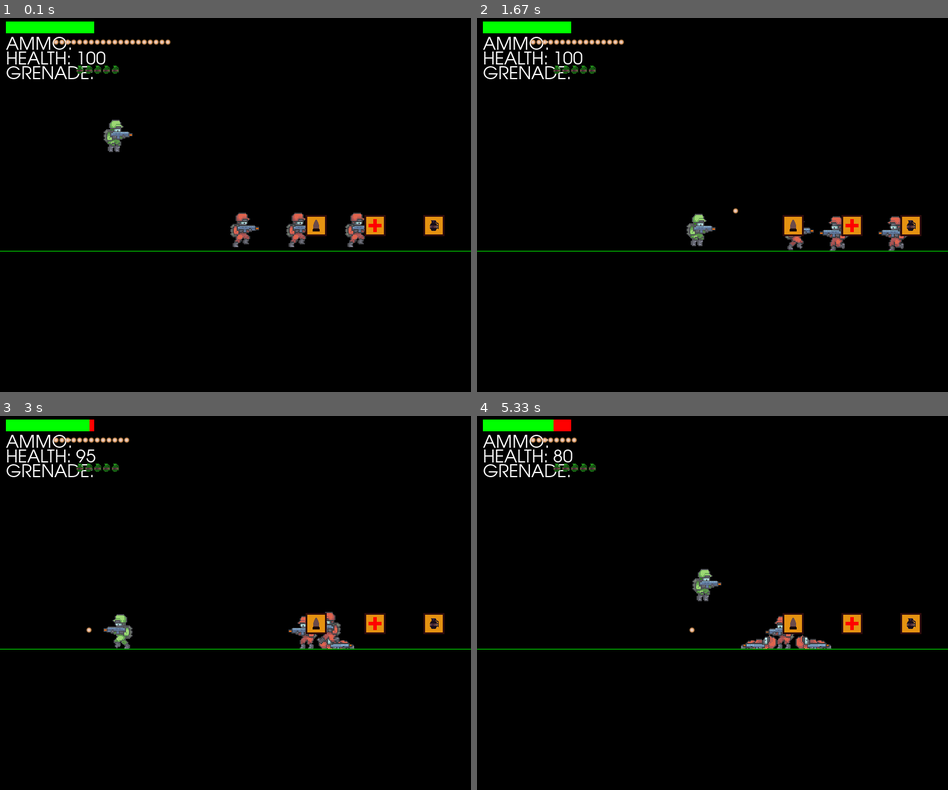
Above: before the commit, frames 1-4 (two rows, left to right).
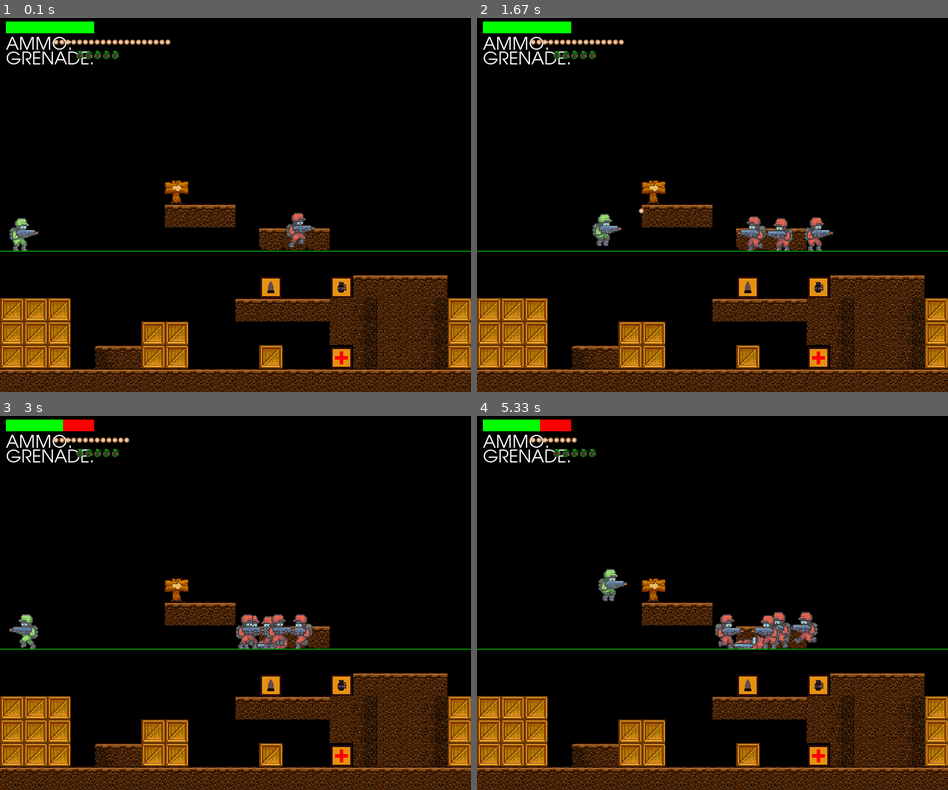
Above: after the commit, the same moments.

Repository: KnotEnvy/pygames-KnotzBizarreEscape
Game: pygame game, started from KnotzBizarreEscape.py
Two runs of this game, one before a commit and one after it. Both use one fixed random seed, a clock stepped at 60 frames per second and the inputs below.
Inputs:
- Up to frame 1 (0.1 s): no input
- Up to frame 2 (1.67 s): tap Space at 0.33, 0.73, 1.03, 1.23, 1.57 s; hold D 0.67-1.13 s; hold W 1.17-1.47 s; hold D from 1.5 s (still down)
- Up to frame 3 (3 s): tap Space at 1.87, 2.07, 2.37, 2.63, 2.93 s; release D at 1.97 s; hold A 2-2.53 s; hold A 2.57-2.97 s
- Up to frame 4 (5.33 s): hold W 3-3.37 s; tap Space at 3.07, 3.47, 3.77, 4.13, 4.43, 4.63, 4.93, 5.13 s; hold D 3.4-4.03 s; hold A 4.07-4.53 s; hold D 4.57-5.03 s; hold W from 5.07 s (still down)

The runs differ from the first frame. In frame 1, 20% of the frame differs, in the area x 0-100%, y 8-100%; in frame 2, 21%; in frame 3, 21%, in the area x 0-100%, y 0-100%; in frame 4, 21%.

Commit message:
Levelloaded is added!! yeah!!

Diff:
--- a/KnotzBizarreEscape.py
+++ b/KnotzBizarreEscape.py
@@ -1,6 +1,8 @@
 import pygame
 import os
 import random
+import csv
+
 
 pygame.init()
 
@@ -17,7 +19,11 @@
 
 #define game variables
 GRAVITY = 0.75
-TILE_SIZE = 75
+ROWS = 16  #<-- dependant on the asset size
+COLS = 150 #<-- dependant on how long you want your stage, times tile size
+TILE_SIZE = SCREEN_HEIGHT // ROWS
+TILE_TYPE = 21  #<-- defines the amount of assests you are pulling over with CSV
+level = 1
 
 #define player action variables
 moving_left = False
@@ -27,6 +33,12 @@
 grenade_thrown = False
 
 #load images
+#store tiles in a list for world csv file
+img_list = []
+for x in range(TILE_TYPE):
+    img = pygame.image.load(f'img/Tile/{x}.png')
+    img = pygame.transform.scale(img, (TILE_SIZE, TILE_SIZE))
+    img_list.append(img)
 #bullet
 bullet_img = pygame.image.load('img/icons/bullet.png').convert_alpha()
 #grenade
@@ -239,6 +251,77 @@
     def draw(self):
         screen.blit(pygame.transform.flip(self.image, self.flip, False), self.rect)
 
+class World():
+    def __init__(self):
+        self.obstacle_list = []
+
+    def process_data(self, data):
+        #iterate through each value in level data file
+        for y, row in enumerate(data):
+            for x, tile in enumerate(row):
+                if tile >= 0:
+                    img = img_list[tile]
+                    img_rect = img.get_rect()
+                    img_rect.x = x * TILE_SIZE
+                    img_rect.y = y * TILE_SIZE
+                    tile_data = (img, img_rect)
+
+                #this is where you create tile data
+                    if tile >= 0 and tile <= 8:
+                        self.obstacle_list.append(tile_data)
+                    elif tile >= 9 and tile <= 10:
+                        water = Water(img, x * TILE_SIZE, y * TILE_SIZE)
+                        water_group.add(water)
+                        pass#water
+                    elif tile >= 11 and tile <= 14:
+                        decoration = Decoration(img, x * TILE_SIZE, y * TILE_SIZE)
+                        decoration_group.add(decoration)
+                    elif tile == 15:#create player
+                        player = Soldier('player', x * TILE_SIZE, y * TILE_SIZE, 1.75, 5, 20, 5) #scale, speed, ammo, grenades...
+                        health_bar = HealthBar(10,10, player.health, player.health)
+                    elif tile == 16:#create enemies
+                        enemy = Soldier('enemy', 500, 350, 1.75, 2, 20, 0) #scale, speed, ammo, grenades
+                        enemy_group.add(enemy)
+                    elif tile == 17:#create ammo box
+                        item_box = ItemBox('Ammo', x * TILE_SIZE, y * TILE_SIZE)
+                        item_box_group.add(item_box)
+                    elif tile == 18:#create health box
+                        item_box = ItemBox('Health', x * TILE_SIZE, y * TILE_SIZE)
+                        item_box_group.add(item_box)
+                    elif tile == 19:#create grenade box
+                        item_box = ItemBox('Grenade', x * TILE_SIZE, y * TILE_SIZE)
+                        item_box_group.add(item_box)
+                    elif tile == 20:#create exit
+                        exit = Exit(img, x * TILE_SIZE, y * TILE_SIZE)
+                        exit_group.add(exit)
+        return player, health_bar
+
+    def draw(self):
+        for tile in self.obstacle_list:
+            screen.blit(tile[0], tile[1])
+
+class Decoration(pygame.sprite.Sprite):
+    def __init__(self, img, x, y):
+        pygame.sprite.Sprite.__init__(self)
+        self.image = img
+        self.rect = self.image.get_rect()
+        self.rect.midtop = (x + TILE_SIZE // 2, y + (TILE_SIZE - self.image.get_height()))
+
+class Water(pygame.sprite.Sprite):
+    def __init__(self, img, x, y):
+        pygame.sprite.Sprite.__init__(self)
+        self.imgage = img
+        self.rect = self.imgage.get_rect()
+        self.rect.midtop = (x + TILE_SIZE // 2, y + (TILE_SIZE - self.image.get_height()))
+
+class Exit(pygame.sprite.Sprite):
+    def __init__(self, img, x, y):
+        pygame.sprite.Sprite.__init__(self)
+        self.image = img
+        self.rect = self.image.get_rect()
+        self.rect.midtop = (x + TILE_SIZE // 2, y + (TILE_SIZE - self.image.get_height()))
+
+
 class ItemBox(pygame.sprite.Sprite):
     def __init__(self, item_type, x, y):
         pygame.sprite.Sprite.__init__(self)
@@ -389,27 +472,33 @@
 grenade_group = pygame.sprite.Group()
 explosion_group = pygame.sprite.Group()
 item_box_group = pygame.sprite.Group()
-
-
-#temp - creating item boxes
-item_box = ItemBox('Health', 600, 300)
-item_box_group.add(item_box)
-item_box = ItemBox('Ammo', 500, 300)
-item_box_group.add(item_box)
-item_box = ItemBox('Grenade', 700, 300)
-item_box_group.add(item_box)
-
-
-
-player = Soldier('player', 200, 200, 1.75, 5, 20, 5) #these are the soldier class variables...
-health_bar = HealthBar(10,10, player.health, player.health)
-
-enemy = Soldier('enemy', 500, 350, 1.75, 2, 20, 0)
-enemy2 = Soldier('enemy', 400, 350, 1.75, 3, 20, 0)
-enemy3 = Soldier('enemy', 600,350, 1.75, 2, 20, 0)   ##these are the soldier class variables...
-enemy_group.add(enemy)
-enemy_group.add(enemy2)
-enemy_group.add(enemy3)
+decoration_group = pygame.sprite.Group()
+water_group = pygame.sprite.Group()
+exit_group = pygame.sprite.Group()
+
+
+
+
+
+
+
+
+
+#create enpty tile list
+world_data = []
+for row in range(ROWS):
+    r = [-1] * COLS
+    world_data.append(r)
+#load in level data and create world
+with open(f'level{level}_data.csv', newline='') as csvfile:
+    reader = csv.reader(csvfile, delimiter=',')
+    for x, row in enumerate(reader):
+        for y, tile in enumerate(row):
+            world_data[x][y] = int(tile)
+world = World()
+player, health_bar = world.process_data(world_data)
+
+
 
 
 
@@ -420,7 +509,9 @@
 
     clock.tick(FPS)
 
+    #update background
     draw_bg()
+    world.draw()
     #show player health
     health_bar.draw(player.health)
     #show ammo
@@ -428,12 +519,12 @@
     for x in range(player.ammo):
         screen.blit(bullet_img, (90 + (x *10), 40))
     #show health
-    draw_text(f'HEALTH: {player.health}', font, WHITE, 10, 60)
+    #draw_text(f'HEALTH: {player.health}', font, WHITE, 10, 60)
 
     #show grenade
-    draw_text(f'GRENADE: ', font, WHITE, 10, 85)
+    draw_text(f'GRENADE: ', font, WHITE, 10, 60)
     for x in range(player.grenade):
-        screen.blit(grenade_img, (130 + (x *15), 85))
+        screen.blit(grenade_img, (130 + (x *15), 60))
 
 
     player.update()
@@ -449,10 +540,16 @@
     grenade_group.update()
     explosion_group.update()
     item_box_group.update()
+    decoration_group.update()
+    water_group.update()
+    exit_group.update()
     bullet_group.draw(screen)
     grenade_group.draw(screen)
     explosion_group.draw(screen)
     item_box_group.draw(screen)
+    decoration_group.draw(screen)
+    water_group.draw(screen)
+    exit_group.draw(screen)
 
     #check player actions
     if player.alive:
--- /dev/null
+++ b/level1_data.csv
@@ -0,0 +1,16 @@
+-1,-1,-1,-1,-1,-1,-1,-1,-1,-1,-1,-1,-1,-1,-1,-1,-1,-1,-1,-1,-1,-1,-1,-1,-1,-1,-1,-1,-1,-1,-1,-1,-1,-1,-1,-1,-1,-1,-1,-1,-1,-1,-1,-1,-1,-1,-1,-1,-1,-1,-1,-1,-1,-1,-1,-1,-1,-1,-1,-1,-1,-1,-1,-1,-1,-1,-1,-1,-1,-1,-1,-1,-1,-1,-1,-1,-1,-1,-1,-1,-1,-1,-1,-1,-1,-1,-1,-1,-1,-1,-1,-1,-1,-1,-1,-1,-1,-1,-1,-1,-1,-1,-1,-1,-1,-1,-1,-1,-1,-1,-1,-1,-1,-1,-1,-1,-1,-1,-1,-1,-1,-1,-1,-1,-1,-1,-1,-1,-1,-1,-1,-1,-1,-1,-1,-1,-1,-1,-1,-1,-1,-1,-1,-1,-1,-1,-1,-1,-1,-1
+-1,-1,-1,-1,-1,-1,-1,-1,-1,-1,-1,-1,-1,-1,-1,-1,-1,-1,-1,-1,-1,-1,-1,-1,-1,-1,-1,-1,-1,-1,-1,-1,-1,-1,-1,-1,-1,-1,-1,-1,-1,-1,-1,-1,-1,-1,-1,-1,-1,-1,-1,-1,-1,-1,-1,-1,-1,-1,-1,-1,-1,-1,-1,-1,-1,-1,-1,-1,-1,-1,-1,-1,-1,-1,-1,-1,-1,-1,-1,-1,-1,-1,-1,-1,-1,-1,-1,-1,-1,-1,-1,-1,-1,-1,-1,-1,-1,-1,-1,-1,-1,-1,-1,-1,-1,-1,-1,-1,-1,-1,-1,-1,-1,-1,-1,-1,-1,-1,-1,-1,-1,-1,-1,-1,-1,-1,-1,-1,-1,-1,-1,-1,-1,-1,-1,-1,-1,-1,-1,-1,-1,-1,-1,-1,-1,-1,-1,-1,-1,-1
+-1,-1,-1,-1,-1,-1,-1,-1,-1,-1,-1,-1,-1,-1,-1,-1,-1,-1,-1,-1,-1,-1,-1,-1,-1,-1,-1,-1,-1,-1,-1,-1,-1,-1,-1,-1,-1,-1,-1,-1,-1,-1,-1,-1,-1,-1,-1,-1,-1,-1,-1,-1,-1,-1,-1,-1,-1,-1,-1,-1,-1,-1,-1,-1,-1,-1,-1,-1,-1,-1,-1,-1,-1,-1,-1,-1,-1,-1,-1,-1,-1,-1,-1,-1,-1,-1,-1,-1,-1,-1,-1,-1,-1,-1,-1,-1,-1,-1,-1,-1,-1,-1,-1,-1,-1,-1,-1,-1,-1,-1,-1,-1,-1,-1,-1,-1,-1,-1,-1,-1,-1,-1,-1,-1,-1,-1,-1,-1,-1,-1,-1,-1,-1,-1,-1,-1,-1,-1,-1,-1,-1,-1,-1,-1,-1,-1,-1,-1,-1,-1
+-1,-1,-1,-1,-1,-1,-1,-1,-1,-1,-1,-1,-1,-1,-1,-1,-1,-1,-1,-1,-1,-1,-1,-1,-1,-1,-1,-1,-1,-1,-1,-1,-1,-1,-1,-1,-1,-1,-1,-1,-1,-1,-1,-1,-1,-1,-1,-1,-1,-1,-1,-1,-1,-1,-1,-1,-1,-1,-1,-1,-1,-1,-1,-1,-1,-1,-1,-1,-1,-1,-1,-1,-1,-1,-1,-1,-1,-1,-1,-1,-1,-1,-1,-1,-1,-1,-1,-1,-1,-1,-1,-1,-1,-1,-1,-1,-1,-1,-1,-1,-1,-1,-1,-1,-1,-1,-1,-1,-1,-1,-1,-1,-1,-1,-1,-1,-1,-1,-1,-1,-1,-1,-1,-1,-1,-1,-1,-1,-1,-1,-1,-1,-1,-1,-1,-1,-1,-1,-1,-1,-1,-1,-1,-1,-1,-1,-1,-1,-1,-1
+-1,-1,-1,-1,-1,-1,-1,-1,-1,-1,-1,-1,-1,-1,-1,-1,-1,-1,-1,-1,-1,-1,-1,-1,-1,-1,-1,-1,-1,-1,-1,-1,-1,-1,-1,-1,-1,-1,-1,-1,-1,-1,-1,-1,-1,-1,-1,-1,-1,-1,-1,-1,-1,-1,-1,-1,-1,-1,-1,-1,-1,-1,-1,-1,-1,-1,-1,-1,-1,-1,-1,-1,-1,-1,-1,-1,-1,-1,-1,-1,-1,-1,-1,-1,-1,-1,-1,-1,-1,-1,-1,-1,-1,-1,-1,-1,-1,-1,-1,-1,-1,-1,-1,-1,-1,-1,-1,-1,-1,-1,-1,-1,-1,-1,-1,-1,-1,-1,-1,-1,-1,-1,-1,-1,-1,-1,-1,-1,-1,-1,-1,-1,-1,-1,-1,-1,-1,-1,-1,-1,-1,-1,-1,-1,-1,-1,-1,-1,-1,-1
+-1,-1,-1,-1,-1,-1,-1,-1,-1,-1,-1,-1,-1,-1,-1,-1,-1,-1,-1,-1,-1,-1,-1,-1,-1,-1,-1,-1,-1,-1,-1,-1,-1,-1,-1,-1,-1,-1,-1,-1,-1,-1,-1,-1,-1,-1,-1,-1,-1,-1,-1,-1,-1,-1,-1,-1,-1,-1,-1,-1,-1,-1,-1,-1,-1,-1,-1,-1,-1,-1,-1,-1,-1,-1,-1,-1,-1,-1,-1,-1,-1,-1,-1,-1,-1,-1,-1,-1,-1,-1,-1,-1,-1,-1,-1,-1,-1,-1,-1,-1,-1,-1,-1,-1,-1,-1,-1,-1,-1,-1,-1,-1,-1,-1,-1,-1,-1,-1,-1,-1,-1,-1,-1,-1,-1,-1,-1,-1,-1,-1,-1,-1,-1,-1,-1,-1,-1,-1,-1,-1,-1,-1,-1,-1,-1,-1,-1,-1,-1,-1
+-1,-1,-1,-1,-1,-1,-1,-1,-1,-1,-1,-1,-1,-1,-1,-1,-1,-1,-1,-1,-1,-1,-1,-1,-1,-1,-1,-1,-1,-1,-1,-1,-1,-1,-1,-1,-1,-1,-1,-1,-1,-1,-1,-1,-1,-1,-1,-1,-1,-1,-1,-1,-1,-1,-1,-1,-1,-1,-1,-1,-1,-1,-1,-1,-1,-1,-1,-1,-1,-1,-1,-1,-1,-1,-1,-1,-1,-1,-1,-1,-1,-1,-1,-1,-1,-1,-1,-1,-1,-1,-1,-1,-1,-1,-1,-1,-1,-1,-1,-1,-1,-1,-1,-1,-1,-1,-1,-1,-1,-1,-1,-1,-1,-1,-1,-1,-1,-1,-1,-1,-1,-1,-1,-1,-1,-1,-1,-1,-1,-1,-1,-1,-1,-1,-1,-1,-1,-1,-1,-1,-1,-1,-1,-1,-1,-1,-1,-1,-1,-1
+-1,-1,-1,-1,-1,-1,-1,20,-1,16,-1,-1,-1,-1,-1,-1,-1,-1,-1,-1,-1,-1,-1,-1,-1,-1,-1,-1,-1,-1,-1,-1,-1,-1,-1,-1,-1,-1,-1,-1,-1,-1,-1,-1,-1,-1,-1,-1,-1,-1,-1,-1,-1,-1,-1,-1,-1,-1,-1,-1,-1,-1,-1,-1,-1,-1,-1,-1,-1,-1,-1,-1,-1,-1,-1,-1,-1,-1,-1,-1,-1,-1,-1,-1,-1,-1,-1,-1,-1,-1,-1,-1,-1,-1,-1,-1,-1,-1,-1,-1,-1,-1,-1,-1,-1,-1,-1,-1,-1,-1,-1,-1,-1,-1,-1,-1,-1,-1,-1,-1,-1,-1,-1,-1,-1,-1,-1,-1,-1,-1,-1,-1,-1,-1,-1,-1,-1,-1,-1,-1,-1,-1,-1,-1,-1,-1,-1,-1,-1,-1
+-1,-1,-1,-1,-1,-1,-1,0,0,0,-1,-1,-1,16,-1,-1,-1,-1,-1,-1,-1,-1,-1,-1,-1,-1,-1,-1,-1,-1,-1,-1,-1,-1,-1,-1,-1,-1,-1,-1,-1,-1,-1,-1,-1,-1,-1,-1,-1,-1,-1,-1,-1,-1,-1,-1,-1,-1,-1,-1,-1,-1,-1,-1,-1,-1,-1,-1,-1,-1,-1,-1,-1,-1,-1,-1,-1,-1,-1,-1,-1,-1,-1,-1,-1,-1,-1,-1,-1,-1,-1,-1,-1,-1,-1,-1,-1,-1,-1,-1,-1,-1,-1,-1,-1,-1,-1,-1,-1,-1,-1,-1,-1,-1,-1,-1,-1,-1,-1,-1,-1,-1,-1,-1,-1,-1,-1,-1,-1,-1,-1,-1,-1,-1,-1,-1,-1,-1,-1,-1,-1,-1,-1,-1,-1,-1,-1,-1,-1,-1
+-1,-1,-1,-1,-1,-1,-1,-1,-1,-1,-1,7,7,7,-1,-1,-1,-1,-1,-1,-1,-1,-1,-1,-1,-1,-1,-1,-1,-1,-1,-1,-1,-1,-1,-1,-1,-1,-1,-1,-1,-1,-1,-1,-1,-1,-1,-1,-1,-1,-1,-1,-1,-1,-1,-1,-1,-1,-1,-1,-1,-1,-1,-1,-1,-1,-1,-1,-1,-1,-1,-1,-1,-1,-1,-1,-1,-1,-1,-1,-1,-1,-1,-1,-1,-1,-1,-1,-1,-1,-1,-1,-1,-1,-1,-1,-1,-1,-1,-1,-1,-1,-1,-1,-1,-1,-1,-1,-1,-1,-1,-1,-1,-1,-1,-1,-1,-1,-1,-1,-1,-1,-1,-1,-1,-1,-1,-1,-1,-1,-1,-1,-1,-1,-1,-1,-1,-1,-1,-1,-1,-1,-1,-1,-1,-1,-1,-1,-1,-1
+-1,-1,-1,-1,-1,-1,-1,-1,-1,-1,-1,-1,-1,-1,-1,-1,-1,16,16,-1,-1,-1,-1,-1,-1,-1,7,7,7,7,-1,-1,-1,-1,-1,-1,-1,-1,-1,-1,-1,-1,-1,-1,-1,-1,-1,-1,-1,-1,-1,-1,-1,-1,-1,-1,-1,-1,-1,-1,-1,-1,-1,-1,-1,-1,-1,-1,-1,-1,-1,-1,-1,-1,-1,-1,-1,-1,-1,-1,-1,-1,-1,-1,-1,-1,-1,-1,-1,-1,-1,-1,-1,-1,-1,-1,-1,-1,-1,-1,-1,-1,-1,-1,-1,-1,-1,-1,-1,-1,-1,-1,-1,-1,-1,-1,-1,-1,-1,-1,-1,-1,-1,-1,-1,-1,-1,-1,-1,-1,-1,-1,-1,-1,-1,-1,-1,-1,-1,-1,-1,-1,-1,-1,-1,-1,-1,-1,-1,-1
+-1,15,-1,-1,-1,-1,-1,-1,-1,-1,-1,17,-1,-1,19,0,0,0,0,-1,-1,-1,-1,-1,-1,-1,5,4,4,3,-1,-1,-1,-1,-1,-1,-1,-1,-1,-1,-1,-1,-1,-1,-1,-1,-1,-1,-1,-1,-1,-1,-1,-1,-1,-1,-1,-1,-1,-1,-1,-1,-1,-1,-1,-1,-1,-1,-1,-1,-1,-1,-1,-1,-1,-1,-1,-1,-1,-1,-1,-1,-1,-1,-1,-1,-1,-1,-1,-1,-1,-1,-1,-1,-1,-1,-1,-1,-1,-1,-1,-1,-1,-1,-1,-1,-1,-1,-1,-1,-1,-1,-1,-1,-1,-1,-1,-1,-1,-1,-1,-1,-1,-1,-1,-1,-1,-1,-1,-1,-1,-1,-1,-1,-1,-1,-1,-1,-1,-1,-1,-1,-1,-1,-1,-1,-1,-1,-1,-1
+12,12,12,-1,-1,-1,-1,16,-1,-1,0,0,0,0,4,5,4,4,5,12,12,-1,-1,-1,-1,-1,5,4,4,3,-1,-1,-1,-1,-1,-1,-1,-1,-1,-1,-1,-1,-1,-1,-1,-1,-1,-1,-1,-1,-1,-1,-1,-1,-1,-1,-1,-1,-1,-1,-1,-1,-1,-1,-1,-1,-1,-1,-1,-1,-1,-1,-1,-1,-1,-1,-1,-1,-1,-1,-1,-1,-1,-1,-1,-1,-1,-1,-1,-1,-1,-1,-1,-1,-1,-1,-1,-1,-1,-1,-1,-1,-1,-1,-1,-1,-1,-1,-1,-1,-1,-1,-1,-1,-1,-1,-1,-1,-1,-1,-1,-1,-1,-1,-1,-1,-1,-1,-1,-1,-1,-1,-1,-1,-1,-1,-1,-1,-1,-1,-1,-1,-1,-1,-1,-1,-1,-1,-1,-1
+12,12,12,-1,-1,-1,12,12,-1,-1,-1,-1,-1,-1,4,5,4,4,5,12,12,19,-1,19,-1,-1,-1,-1,-1,-1,-1,-1,-1,-1,-1,-1,-1,-1,-1,-1,-1,-1,-1,-1,-1,-1,-1,-1,-1,-1,-1,-1,-1,-1,-1,-1,-1,-1,-1,-1,-1,-1,-1,-1,-1,-1,-1,-1,-1,-1,-1,-1,-1,-1,-1,-1,-1,-1,-1,-1,-1,-1,-1,-1,-1,-1,-1,-1,-1,-1,-1,-1,-1,-1,-1,-1,-1,-1,-1,-1,-1,-1,-1,-1,-1,-1,-1,-1,-1,-1,-1,-1,-1,-1,-1,-1,-1,-1,-1,-1,-1,-1,-1,-1,-1,-1,-1,-1,-1,-1,-1,-1,-1,-1,-1,-1,-1,-1,-1,-1,-1,-1,-1,-1,-1,-1,-1,-1,-1,-1
+12,12,12,-1,1,0,12,12,-1,-1,-1,12,16,-1,18,5,4,4,5,12,12,12,12,12,-1,-1,-1,20,-1,-1,-1,-1,-1,-1,-1,-1,-1,-1,-1,-1,-1,-1,-1,-1,-1,-1,-1,-1,-1,-1,-1,-1,-1,-1,-1,-1,-1,-1,-1,-1,-1,-1,-1,-1,-1,-1,-1,-1,-1,-1,-1,-1,-1,-1,-1,-1,-1,-1,-1,-1,-1,-1,-1,-1,-1,-1,-1,-1,-1,-1,-1,-1,-1,-1,-1,-1,-1,-1,-1,-1,-1,-1,-1,-1,-1,-1,-1,-1,-1,-1,-1,-1,-1,-1,-1,-1,-1,-1,-1,-1,-1,-1,-1,-1,-1,-1,-1,-1,-1,-1,-1,-1,-1,-1,-1,-1,-1,-1,-1,-1,-1,-1,-1,-1,-1,-1,-1,-1,-1,-1
+0,0,0,0,0,0,0,0,0,0,0,0,0,0,0,0,0,0,0,0,0,0,0,0,0,0,0,0,0,0,0,0,0,0,0,0,0,0,0,0,0,0,0,0,0,0,0,0,0,0,0,0,0,0,0,0,0,0,0,0,0,0,0,0,0,0,0,0,0,0,0,0,0,0,0,0,0,0,0,0,0,0,0,0,0,0,0,0,0,0,0,0,0,0,0,0,0,0,0,0,0,0,0,0,0,0,0,0,0,0,0,0,0,0,0,0,0,0,0,0,0,0,0,0,0,0,0,0,0,0,0,0,0,0,0,0,0,0,0,0,0,0,0,0,0,0,0,0,0,0
--- /dev/null
+++ b/level2_data.csv
@@ -0,0 +1,16 @@
+-1,-1,-1,-1,-1,-1,-1,-1,-1,-1,-1,-1,-1,-1,-1,-1,-1,-1,-1,-1,-1,-1,-1,-1,-1,-1,-1,-1,-1,-1,-1,-1,-1,-1,-1,-1,-1,-1,-1,-1,-1,-1,-1,-1,-1,-1,-1,-1,-1,-1,-1,-1,-1,-1,-1,-1,-1,-1,-1,-1,-1,-1,-1,-1,-1,-1,-1,-1,-1,-1,-1,-1,-1,-1,-1,-1,-1,-1,-1,-1,-1,-1,-1,-1,-1,-1,-1,-1,-1,-1,-1,-1,-1,-1,-1,-1,-1,-1,-1,-1,-1,-1,-1,-1,-1,-1,-1,-1,-1,-1,-1,-1,-1,-1,-1,-1,-1,-1,-1,-1,-1,-1,-1,-1,-1,-1,-1,-1,-1,-1,-1,-1,-1,-1,-1,-1,-1,-1,-1,-1,-1,-1,-1,-1,-1,-1,-1,-1,-1,-1
+-1,-1,-1,-1,-1,-1,-1,-1,-1,-1,-1,-1,-1,-1,-1,-1,-1,-1,-1,-1,-1,-1,-1,-1,-1,-1,-1,-1,-1,-1,-1,-1,-1,-1,-1,-1,-1,-1,-1,-1,-1,-1,-1,-1,-1,-1,-1,-1,-1,-1,-1,-1,-1,-1,-1,-1,-1,-1,-1,-1,-1,-1,-1,-1,-1,-1,-1,-1,-1,-1,-1,-1,-1,-1,-1,-1,-1,-1,-1,-1,-1,-1,-1,-1,-1,-1,-1,-1,-1,-1,-1,-1,-1,-1,-1,-1,-1,-1,-1,-1,-1,-1,-1,-1,-1,-1,-1,-1,-1,-1,-1,-1,-1,-1,-1,-1,-1,-1,-1,-1,-1,-1,-1,-1,-1,-1,-1,-1,-1,-1,-1,-1,-1,-1,-1,-1,-1,-1,-1,-1,-1,-1,-1,-1,-1,-1,-1,-1,-1,-1
+-1,-1,-1,-1,-1,-1,-1,-1,-1,-1,-1,-1,-1,-1,-1,-1,-1,-1,-1,-1,-1,-1,-1,-1,-1,-1,-1,-1,-1,-1,-1,-1,-1,-1,-1,-1,-1,-1,-1,-1,-1,-1,-1,-1,-1,-1,-1,-1,-1,-1,-1,-1,-1,-1,-1,-1,-1,-1,-1,-1,-1,-1,-1,-1,-1,-1,-1,-1,-1,-1,-1,-1,-1,-1,-1,-1,-1,-1,-1,-1,-1,-1,-1,-1,-1,-1,-1,-1,-1,-1,-1,-1,-1,-1,-1,-1,-1,-1,-1,-1,-1,-1,-1,-1,-1,-1,-1,-1,-1,-1,-1,-1,-1,-1,-1,-1,-1,-1,-1,-1,-1,-1,-1,-1,-1,-1,-1,-1,-1,-1,-1,-1,-1,-1,-1,-1,-1,-1,-1,-1,-1,-1,-1,-1,-1,-1,-1,-1,-1,-1
+-1,-1,-1,-1,-1,-1,-1,-1,-1,-1,-1,-1,-1,-1,-1,-1,-1,-1,-1,-1,-1,-1,-1,-1,-1,-1,-1,-1,-1,-1,-1,-1,-1,-1,-1,-1,-1,-1,-1,-1,-1,-1,-1,-1,-1,-1,-1,-1,-1,-1,-1,-1,-1,-1,-1,-1,-1,-1,-1,-1,-1,-1,-1,-1,-1,-1,-1,-1,-1,-1,-1,-1,-1,-1,-1,-1,-1,-1,-1,-1,-1,-1,-1,-1,-1,-1,-1,-1,-1,-1,-1,-1,-1,-1,-1,-1,-1,-1,-1,-1,-1,-1,-1,-1,-1,-1,-1,-1,-1,-1,-1,-1,-1,-1,-1,-1,-1,-1,-1,-1,-1,-1,-1,-1,-1,-1,-1,-1,-1,-1,-1,-1,-1,-1,-1,-1,-1,-1,-1,-1,-1,-1,-1,-1,-1,-1,-1,-1,-1,-1
+-1,-1,-1,-1,-1,-1,-1,-1,-1,13,-1,16,-1,-1,-1,-1,-1,-1,-1,-1,-1,-1,-1,-1,-1,-1,-1,-1,-1,-1,-1,-1,-1,-1,-1,-1,-1,-1,-1,-1,-1,-1,-1,-1,-1,-1,-1,-1,-1,-1,-1,-1,-1,-1,-1,-1,-1,-1,-1,-1,-1,-1,-1,-1,-1,-1,-1,-1,-1,-1,-1,-1,-1,-1,-1,-1,-1,-1,-1,-1,-1,-1,-1,-1,-1,-1,-1,-1,-1,-1,-1,-1,-1,-1,-1,-1,-1,-1,-1,-1,-1,-1,-1,-1,-1,-1,-1,-1,-1,-1,-1,-1,-1,-1,-1,-1,-1,-1,-1,-1,-1,-1,-1,-1,-1,-1,-1,-1,-1,-1,-1,-1,-1,-1,-1,-1,-1,-1,-1,-1,-1,-1,-1,-1,-1,-1,-1,-1,-1,-1
+-1,-1,-1,-1,-1,-1,-1,-1,-1,0,0,0,-1,13,18,16,-1,-1,-1,-1,-1,-1,-1,-1,-1,-1,-1,-1,-1,-1,-1,-1,-1,-1,-1,-1,-1,-1,-1,-1,-1,-1,-1,-1,-1,-1,-1,-1,-1,-1,-1,-1,-1,-1,-1,-1,-1,-1,-1,-1,-1,-1,-1,-1,-1,-1,-1,-1,-1,-1,-1,-1,-1,-1,-1,-1,-1,-1,-1,-1,-1,-1,-1,-1,-1,-1,-1,-1,-1,-1,-1,-1,-1,-1,-1,-1,-1,-1,-1,-1,-1,-1,-1,-1,-1,-1,-1,-1,-1,-1,-1,-1,-1,-1,-1,-1,-1,-1,-1,-1,-1,-1,-1,-1,-1,-1,-1,-1,-1,-1,-1,-1,-1,-1,-1,-1,-1,-1,-1,-1,-1,-1,-1,-1,-1,-1,-1,-1,-1,-1
+-1,-1,-1,-1,-1,19,20,-1,-1,-1,-1,-1,-1,0,0,0,-1,-1,-1,-1,-1,-1,-1,-1,-1,-1,-1,-1,-1,-1,-1,-1,-1,-1,-1,-1,-1,-1,-1,-1,-1,-1,-1,-1,-1,-1,-1,-1,-1,-1,-1,-1,-1,-1,-1,-1,-1,-1,-1,-1,-1,-1,-1,-1,-1,-1,-1,-1,-1,-1,-1,-1,-1,-1,-1,-1,-1,-1,-1,-1,-1,-1,-1,-1,-1,-1,-1,-1,-1,-1,-1,-1,-1,-1,-1,-1,-1,-1,-1,-1,-1,-1,-1,-1,-1,-1,-1,-1,-1,-1,-1,-1,-1,-1,-1,-1,-1,-1,-1,-1,-1,-1,-1,-1,-1,-1,-1,-1,-1,-1,-1,-1,-1,-1,-1,-1,-1,-1,-1,-1,-1,-1,-1,-1,-1,-1,-1,-1,-1,-1
+-1,-1,-1,-1,-1,0,0,-1,-1,-1,-1,-1,-1,-1,-1,-1,-1,-1,-1,-1,14,16,-1,-1,-1,-1,-1,-1,-1,-1,-1,-1,-1,-1,-1,-1,-1,-1,-1,-1,-1,-1,-1,-1,-1,-1,-1,-1,-1,-1,-1,-1,-1,-1,-1,-1,-1,-1,-1,-1,-1,-1,-1,-1,-1,-1,-1,-1,-1,-1,-1,-1,-1,-1,-1,-1,-1,-1,-1,-1,-1,-1,-1,-1,-1,-1,-1,-1,-1,-1,-1,-1,-1,-1,-1,-1,-1,-1,-1,-1,-1,-1,-1,-1,-1,-1,-1,-1,-1,-1,-1,-1,-1,-1,-1,-1,-1,-1,-1,-1,-1,-1,-1,-1,-1,-1,-1,-1,-1,-1,-1,-1,-1,-1,-1,-1,-1,-1,-1,-1,-1,-1,-1,-1,-1,-1,-1,-1,-1,-1
+-1,0,0,-1,-1,-1,-1,-1,0,0,-1,-1,-1,-1,-1,-1,-1,18,11,14,0,0,19,-1,-1,-1,-1,-1,-1,-1,-1,-1,-1,-1,-1,-1,-1,-1,-1,-1,-1,-1,-1,-1,-1,-1,-1,-1,-1,-1,-1,-1,-1,-1,-1,-1,-1,-1,-1,-1,-1,-1,-1,-1,-1,-1,-1,-1,-1,-1,-1,-1,-1,-1,-1,-1,-1,-1,-1,-1,-1,-1,-1,-1,-1,-1,-1,-1,-1,-1,-1,-1,-1,-1,-1,-1,-1,-1,-1,-1,-1,-1,-1,-1,-1,-1,-1,-1,-1,-1,-1,-1,-1,-1,-1,-1,-1,-1,-1,-1,-1,-1,-1,-1,-1,-1,-1,-1,-1,-1,-1,-1,-1,-1,-1,-1,-1,-1,-1,-1,-1,-1,-1,-1,-1,-1,-1,-1,-1,-1
+-1,0,0,-1,-1,-1,-1,-1,0,0,-1,-1,-1,-1,-1,16,-1,0,0,0,0,0,0,-1,-1,-1,16,-1,-1,-1,-1,-1,-1,-1,-1,-1,-1,-1,-1,-1,-1,-1,-1,-1,-1,-1,-1,-1,-1,-1,-1,-1,-1,-1,-1,-1,-1,-1,-1,-1,-1,-1,-1,-1,-1,-1,-1,-1,-1,-1,-1,-1,-1,-1,-1,-1,-1,-1,-1,-1,-1,-1,-1,-1,-1,-1,-1,-1,-1,-1,-1,-1,-1,-1,-1,-1,-1,-1,-1,-1,-1,-1,-1,-1,-1,-1,-1,-1,-1,-1,-1,-1,-1,-1,-1,-1,-1,-1,-1,-1,-1,-1,-1,-1,-1,-1,-1,-1,-1,-1,-1,-1,-1,-1,-1,-1,-1,-1,-1,-1,-1,-1,-1,-1,-1,-1,-1,-1,-1,-1
+-1,-1,-1,-1,-1,-1,-1,-1,-1,-1,-1,-1,-1,-1,-1,0,-1,0,0,0,0,0,0,-1,0,0,0,-1,-1,-1,-1,-1,-1,-1,-1,-1,-1,-1,-1,-1,-1,-1,-1,-1,-1,-1,-1,-1,-1,-1,-1,-1,-1,-1,-1,-1,-1,-1,-1,-1,-1,-1,-1,-1,-1,-1,-1,-1,-1,-1,-1,-1,-1,-1,-1,-1,-1,-1,-1,-1,-1,-1,-1,-1,-1,-1,-1,-1,-1,-1,-1,-1,-1,-1,-1,-1,-1,-1,-1,-1,-1,-1,-1,-1,-1,-1,-1,-1,-1,-1,-1,-1,-1,-1,-1,-1,-1,-1,-1,-1,-1,-1,-1,-1,-1,-1,-1,-1,-1,-1,-1,-1,-1,-1,-1,-1,-1,-1,-1,-1,-1,-1,-1,-1,-1,-1,-1,-1,-1,-1
+-1,-1,-1,-1,-1,-1,-1,-1,-1,-1,14,14,14,11,-1,0,-1,0,0,0,0,0,0,-1,-1,-1,17,-1,20,-1,-1,-1,-1,-1,-1,-1,-1,-1,-1,-1,-1,-1,-1,-1,-1,-1,-1,-1,-1,-1,-1,-1,-1,-1,-1,-1,-1,-1,-1,-1,-1,-1,-1,-1,-1,-1,-1,-1,-1,-1,-1,-1,-1,-1,-1,-1,-1,-1,-1,-1,-1,-1,-1,-1,-1,-1,-1,-1,-1,-1,-1,-1,-1,-1,-1,-1,-1,-1,-1,-1,-1,-1,-1,-1,-1,-1,-1,-1,-1,-1,-1,-1,-1,-1,-1,-1,-1,-1,-1,-1,-1,-1,-1,-1,-1,-1,-1,-1,-1,-1,-1,-1,-1,-1,-1,-1,-1,-1,-1,-1,-1,-1,-1,-1,-1,-1,-1,-1,-1,-1
+-1,15,-1,-1,-1,-1,-1,-1,13,-1,0,0,0,0,9,9,9,0,0,0,0,0,0,9,9,9,0,0,0,16,16,-1,-1,-1,-1,-1,-1,-1,-1,-1,-1,-1,-1,-1,-1,-1,-1,-1,-1,-1,-1,-1,-1,-1,-1,-1,-1,-1,-1,-1,-1,-1,-1,-1,-1,-1,-1,-1,-1,-1,-1,-1,-1,-1,-1,-1,-1,-1,-1,-1,-1,-1,-1,-1,-1,-1,-1,-1,-1,-1,-1,-1,-1,-1,-1,-1,-1,-1,-1,-1,-1,-1,-1,-1,-1,-1,-1,-1,-1,-1,-1,-1,-1,-1,-1,-1,-1,-1,-1,-1,-1,-1,-1,-1,-1,-1,-1,-1,-1,-1,-1,-1,-1,-1,-1,-1,-1,-1,-1,-1,-1,-1,-1,-1,-1,-1,-1,-1,-1,-1
+0,0,0,0,0,-1,-1,0,0,9,0,0,0,0,10,10,10,0,0,0,0,0,0,10,10,10,0,0,0,0,0,-1,-1,-1,-1,-1,-1,-1,-1,-1,-1,-1,-1,-1,-1,-1,-1,-1,-1,-1,-1,-1,-1,-1,-1,-1,-1,-1,-1,-1,-1,-1,-1,-1,-1,-1,-1,-1,-1,-1,-1,-1,-1,-1,-1,-1,-1,-1,-1,-1,-1,-1,-1,-1,-1,-1,-1,-1,-1,-1,-1,-1,-1,-1,-1,-1,-1,-1,-1,-1,-1,-1,-1,-1,-1,-1,-1,-1,-1,-1,-1,-1,-1,-1,-1,-1,-1,-1,-1,-1,-1,-1,-1,-1,-1,-1,-1,-1,-1,-1,-1,-1,-1,-1,-1,-1,-1,-1,-1,-1,-1,-1,-1,-1,-1,-1,-1,-1,-1,-1
+0,0,0,0,0,13,0,0,0,10,0,0,0,0,10,10,10,0,0,0,0,0,0,10,10,10,10,10,10,10,1,-1,-1,-1,-1,-1,-1,-1,-1,-1,-1,-1,-1,-1,-1,-1,-1,-1,-1,-1,-1,-1,-1,-1,-1,-1,-1,-1,-1,-1,-1,-1,-1,-1,-1,-1,-1,-1,-1,-1,-1,-1,-1,-1,-1,-1,-1,-1,-1,-1,-1,-1,-1,-1,-1,-1,-1,-1,-1,-1,-1,-1,-1,-1,-1,-1,-1,-1,-1,-1,-1,-1,-1,-1,-1,-1,-1,-1,-1,-1,-1,-1,-1,-1,-1,-1,-1,-1,-1,-1,-1,-1,-1,-1,-1,-1,-1,-1,-1,-1,-1,-1,-1,-1,-1,-1,-1,-1,-1,-1,-1,-1,-1,-1,-1,-1,-1,-1,-1,-1
+0,0,0,0,0,0,0,0,0,0,0,0,0,0,0,0,0,0,0,0,0,0,0,0,0,0,0,0,0,0,0,0,0,0,0,0,0,0,0,0,0,0,0,0,0,0,0,0,0,0,0,0,0,0,0,0,0,0,0,0,0,0,0,0,0,0,0,0,0,0,0,0,0,0,0,0,0,0,0,0,0,0,0,0,0,0,0,0,0,0,0,0,0,0,0,0,0,0,0,0,0,0,0,0,0,0,0,0,0,0,0,0,0,0,0,0,0,0,0,0,0,0,0,0,0,0,0,0,0,0,0,0,0,0,0,0,0,0,0,0,0,0,0,0,0,0,0,0,0,0
